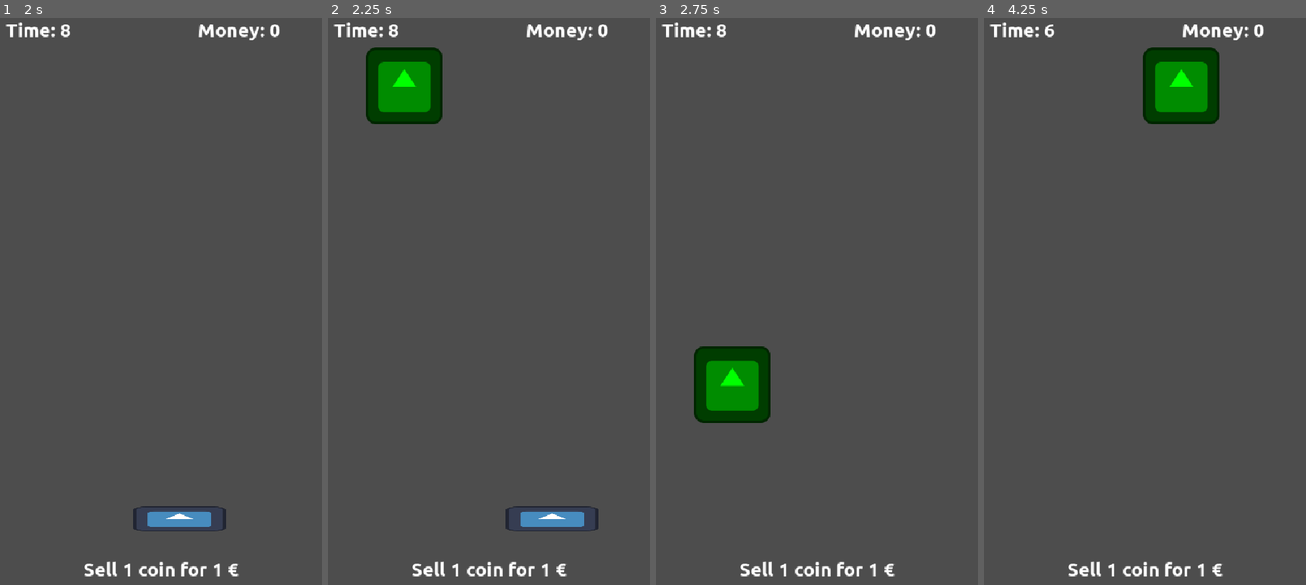
Above: before the commit, frames 1-4 (left to right).
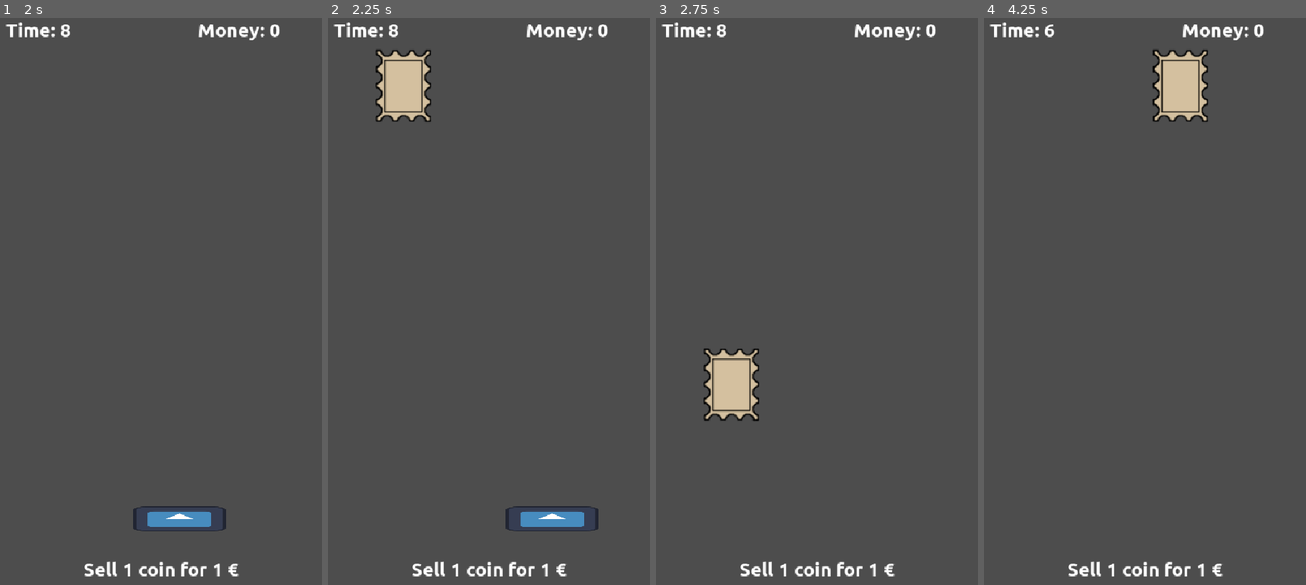
Above: after the commit, the same moments.

Repository: moisesjbc/la-kolektanto
Game: Godot game, scene res://gameplay/main/main.tscn
The game is run twice, just before and just after one commit, with the same random seed, the same clock (stepped at 60 frames per second) and the same inputs. The engine's default icon, where the game draws it, is replaced by a stand-in: a white triangle on a blue panel in a dark square.
Inputs:
- Up to frame 1 (2 s): tap Enter at 0.5 s; hold Right (ui_right) 0.53-1.28 s; hold Left (ui_left) from 1.28 s (still down)
- Up to frame 2 (2.25 s): release Left (ui_left) at 2.03 s; hold Right (ui_right) from 2.03 s (still down)
- Up to frame 3 (2.75 s): keep holding Right (ui_right)
- Up to frame 4 (4.25 s): release Right (ui_right) at 3.53 s; hold Left (ui_left) from 3.53 s (still down)

Frame 1 is identical in both runs. In frame 2, 3.2% of the frame differs, in the area x 11-36%, y 5-19%; in frame 3, 3.2%; in frame 4, 3.2%, in the area x 49-74%, y 5-19%.

Commit message:
Add stamp sprite

Diff:
--- a/godot-project/gameplay/collectible/collectible.tscn
+++ b/godot-project/gameplay/collectible/collectible.tscn
@@ -1,13 +1,14 @@
-[gd_scene load_steps=5 format=3 uid="uid://cyl8ir53xd7vb"]
+[gd_scene load_steps=6 format=3 uid="uid://cyl8ir53xd7vb"]
 
 [ext_resource type="Texture2D" uid="uid://wy4xse3xbaje" path="res://icon.svg" id="1_3gclp"]
 [ext_resource type="Script" uid="uid://c2tmpvkonsyvm" path="res://gameplay/collectible/collectible.gd" id="1_d561c"]
+[ext_resource type="Texture2D" uid="uid://b85u1qccdjhl5" path="res://gameplay/collectible/stamp.png" id="3_4c23e"]
 
 [sub_resource type="RectangleShape2D" id="RectangleShape2D_3gclp"]
 size = Vector2(127, 129)
 
 [sub_resource type="RectangleShape2D" id="RectangleShape2D_d561c"]
-size = Vector2(130, 130)
+size = Vector2(96, 122)
 
 [node name="collectible" type="CharacterBody2D" groups=["collectibles"]]
 collision_layer = 2
@@ -25,12 +26,11 @@
 
 [node name="stamp" type="Sprite2D" parent="."]
 visible = false
-self_modulate = Color(0, 1, 0, 1)
-texture = ExtResource("1_3gclp")
+texture = ExtResource("3_4c23e")
 
 [node name="stamp_collider" type="CollisionShape2D" parent="."]
 visible = false
-position = Vector2(-1, 1)
+position = Vector2(-1, 0)
 shape = SubResource("RectangleShape2D_d561c")
 
 [node name="VisibleOnScreenNotifier2D" type="VisibleOnScreenNotifier2D" parent="."]
Binary file added: godot-project/gameplay/collectible/stamp.png
Not shown, added: godot-project/gameplay/collectible/stamp.png.import
Not shown, added: design/stamp.xcf
